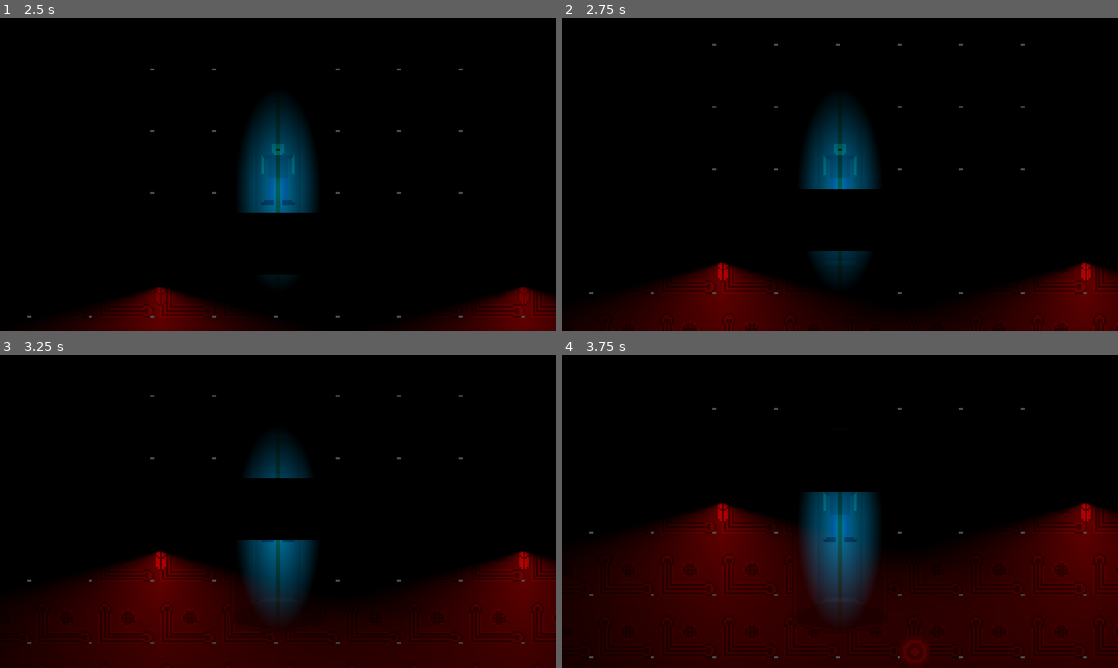
Above: before the commit, frames 1-4 (two rows, left to right).
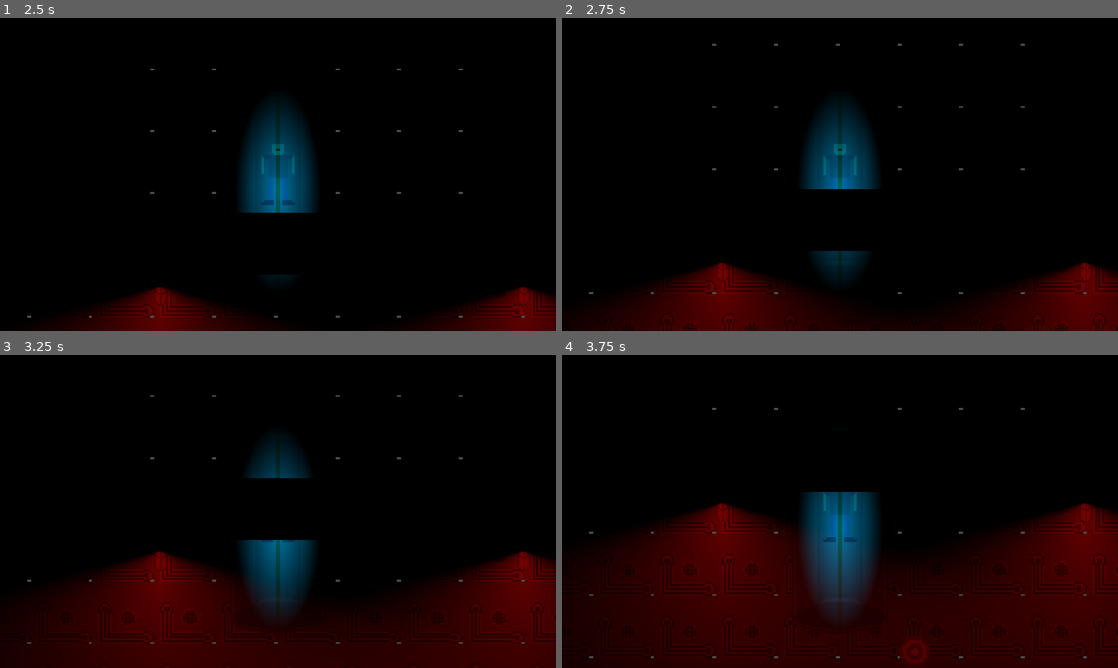
Above: after the commit, the same moments.

Repository: SysadmnIvy27/Final_game_dev
Game: Godot game, scene res://ui/menus/main_menu/main_menu.tscn
Same seed, same stepped clock (60 frames per second), same inputs: the game is played once before the commit and once after it.
Inputs (mouse positions are in pixels of both pictures, inside the frame that each line leads up to):
- Up to frame 1 (2.5 s): click "New Game" at 0.5 s; tap Enter at 1.25 s; move the mouse to (400, 158) at 1.27 s; hold D (move_right) from 1.28 s (still down); tap C (enter_cryo) at 1.35 s; tap Space (jump) at 1.52, 2.27 s; move the mouse to (166, 190) at 2.02 s; click (166, 190) at 2.1 s
- Up to frame 2 (2.75 s): keep holding D (move_right)
- Up to frame 3 (3.25 s): move the mouse to (333, 442) at 2.77 s; release D (move_right) at 2.78 s; hold A (move_left) from 2.78 s (still down); tap E (interact) at 2.85 s
- Up to frame 4 (3.75 s): move the mouse to (812, 574) at 3.52 s; release A (move_left) at 3.53 s; hold D (move_right) from 3.53 s (still down); tap Shift (sprint) at 3.6 s

Frame 1 is identical in both runs. In frame 2, 0.1% of the frame differs, in the area x 28-96%, y 78-84%; in frame 3, 0.1%; in frame 4, 0.1%, in the area x 28-96%, y 47-54%.

Commit message:
Eme light fix WIP

Diff:
--- a/entities/static/emergency_light/eme_light.gd
+++ b/entities/static/emergency_light/eme_light.gd
@@ -1,11 +1,11 @@
-extends Area2D
+extends StaticBody2D
 
 @onready var anim = $AnimatedSprite2D
 @onready var light = $PointLight2D
 @onready var blink_timer = $Blink
 var active = true
-var blink_delay = 5
-var between_blinks = 1
+var blink_delay = 3
+var between_blinks = 3
 
 # Called when the node enters the scene tree for the first time.
 func _ready() -> void:
@@ -14,26 +14,20 @@
 
 # Called every frame. 'delta' is the elapsed time since the previous frame.
 func _process(_delta: float) -> void:
-	if active:
-		anim.animation = &"active"
-	else:
-		anim.animation = &"inactive"
-
-
+	pass
 
 func _on_blink_timeout() -> void:
 	active = not active
 	if active:
-		var on_tween = create_tween().set_parallel()
-		on_tween.tween_property(light,"energy", 1.0, 0.5)
-		if on_tween:
-			on_tween.kill()
-		await on_tween.finished
+		light.visible = true
 		blink_timer.start(blink_delay)
-		print("Here")
-		var off_tween = create_tween().set_parallel()
-		off_tween.tween_property(light,"energy", 0, 1.0)
-		if off_tween:
-			off_tween.kill()
+		await blink_timer.timeout
+		var off_tween = get_tree().create_tween()
+		off_tween.tween_property(light,"energy", 0, 2.0)
+		await off_tween.finished
+		anim.animation = &"active"
+		light.visible = false
+		light.energy = 1.0
 	else:
+		anim.animation = &"inactive"
 		blink_timer.start(between_blinks)
--- a/entities/static/emergency_light/eme_light.tscn
+++ b/entities/static/emergency_light/eme_light.tscn
@@ -34,7 +34,7 @@
 "speed": 5.0
 }]
 
-[node name="EmeLight" type="Area2D" unique_id=625407716]
+[node name="EmeLight" type="StaticBody2D" unique_id=250297832]
 script = ExtResource("1_iuykw")
 
 [node name="CollisionShape2D" type="CollisionShape2D" parent="." unique_id=1673369922]
